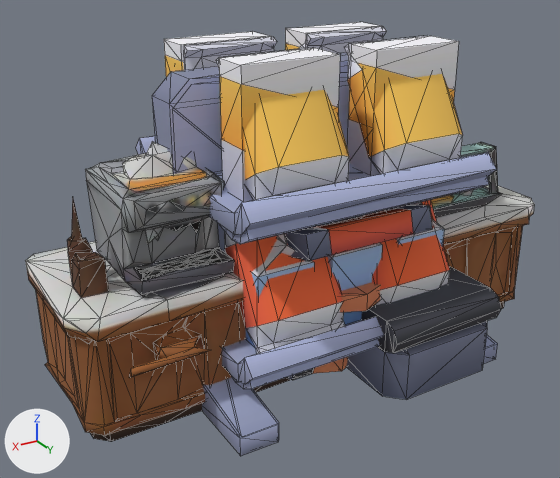
Renders of the glTF model client/public/assets/props/shops.glb from each side of a commit.
Camera for both pictures: a 50 mm lens placed at (2.25, 3.44, 2.44), pointed at (0.17, -0.01, 0.71). Every picture has the same lights, and +X, +Y and +Z are marked at lower left. The first picture is the older version. Mesh edges are drawn as thin lines. Where no turn or scale is listed for an object, it has been applied to the vertices.

Names of what the first picture shows: 'cash-register', 'display-fruit', 'shelf-bags.001', 'shelf-boxes', 'shopping-cart', 'tripo_node_1eec2837-29fc-4100-b67a-9125aad3090c'.
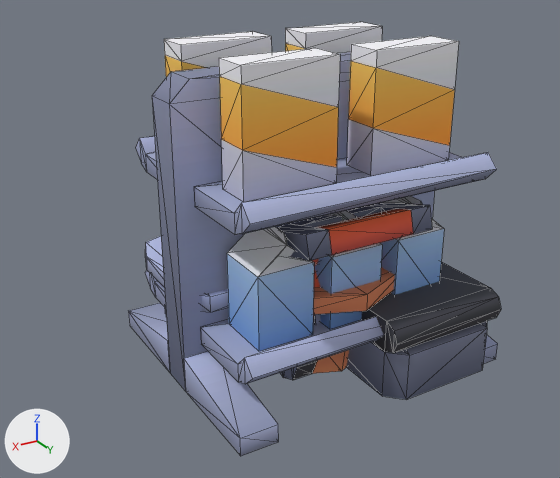
Where the change shows, as pixel boxes [x1, y1, x2, y2] in the pictures (560 x 478 px):
'tripo_node_1eec2837-29fc-4100-b67a-9125aad3090c', deleted
    before: [26, 141, 534, 442]
'shelf-bags.001', deleted
    before: [183, 27, 489, 426]

What changed in the scene script:
```text
Remove ob_tripo_node_1eec2837_29fc_4100_b67a_9125aad3090c:
    ob_tripo_node_1eec2837_29fc_4100_b67a_9125aad3090c = bpy.data.objects.new('tripo_node_1eec2837-29fc-4100-b67a-9125aad3090c', me_tripo_mesh_1eec2837_29fc_4100_b67a_9125aad3090c)
    ob_tripo_node_1eec2837_29fc_4100_b67a_9125aad3090c.location = (0.0, 0.0, 0.692)
Remove ob_shelf_bags_001:
    ob_shelf_bags_001 = bpy.data.objects.new('shelf-bags.001', me_shelf_bags)
    ob_shelf_bags_001.location = (0.0, 0.0, 0.9)
```
